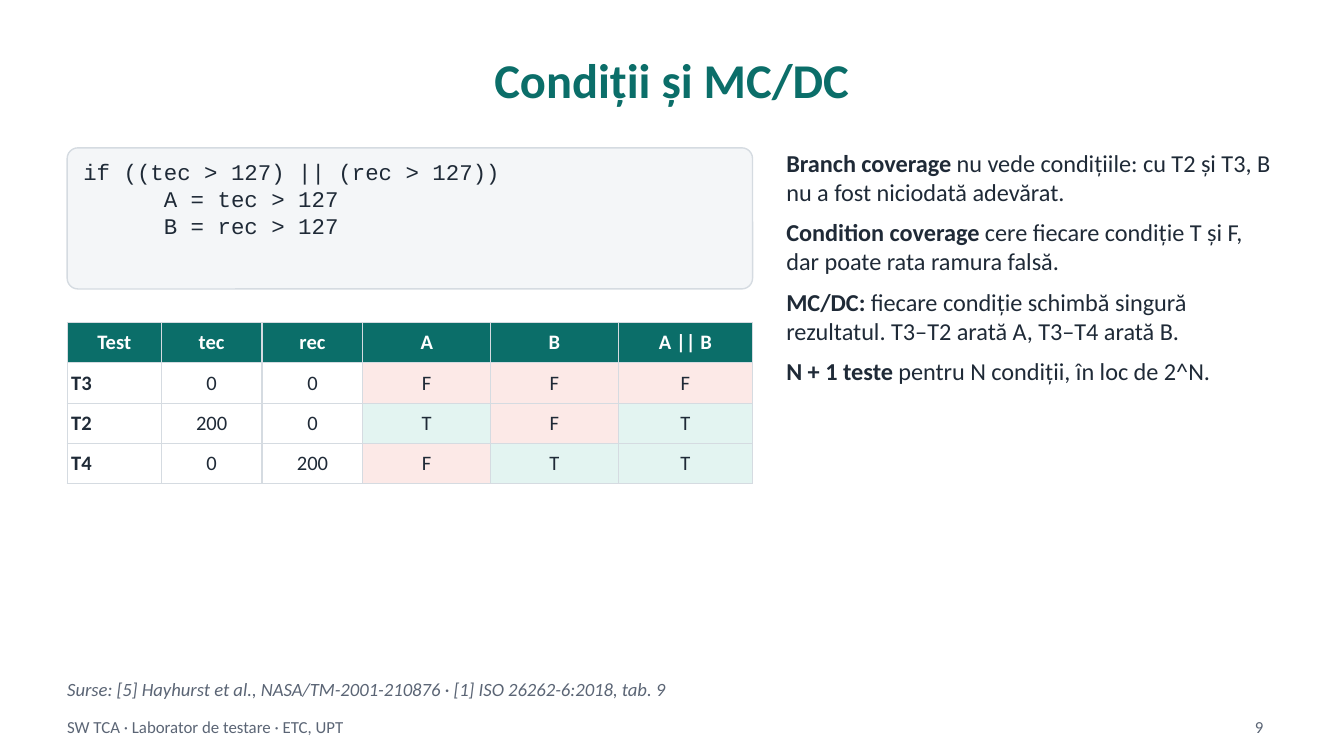
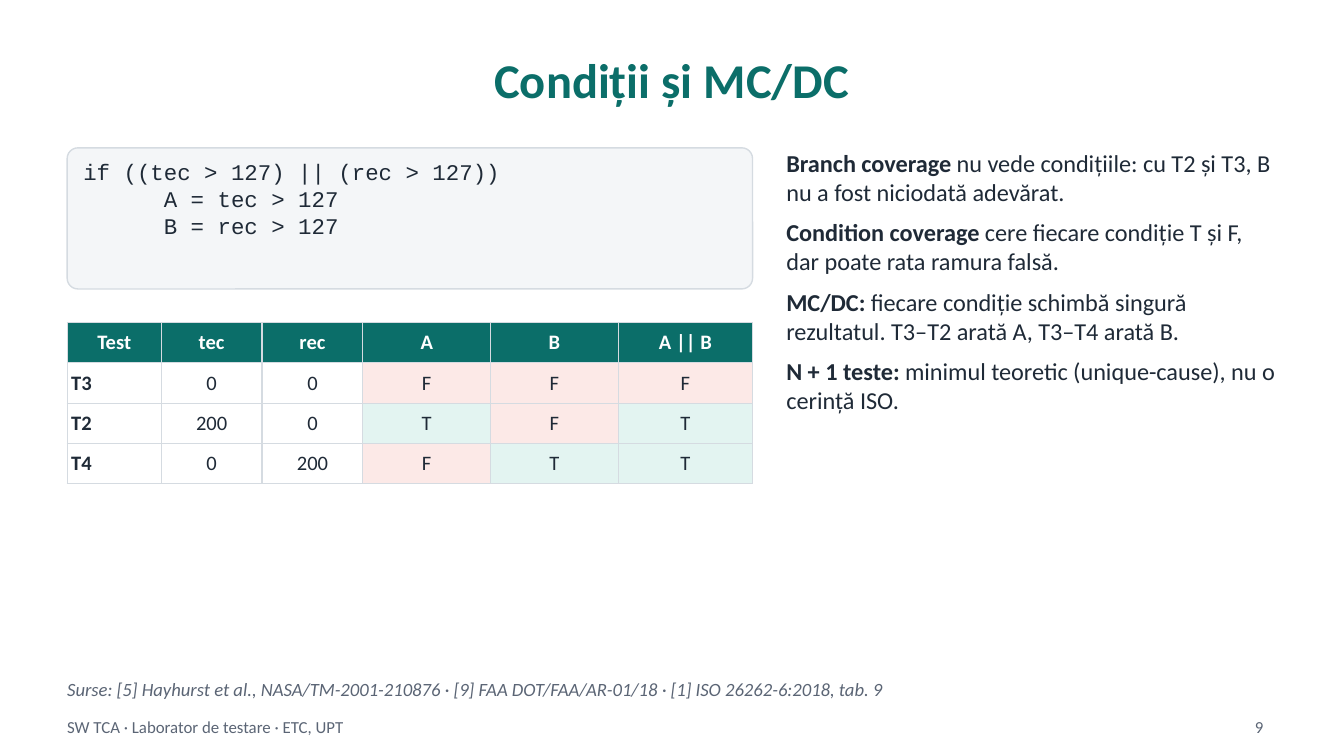
Before and after one commit to madalinatolontan1-ai/sw-tca-lab, a slide deck: slide 9 of materials/SW_TCA_curs_RO.pptx. Drawn at 1344x756 pixels with LibreOffice and Linux fonts; fonts in the diff are those of the drawing. Boxes give left, top, right and bottom in pixels: in the first picture for what was removed or moved away, otherwise in the second. Text is boxed around its words. In the diff, an @@ line names an element or a change of style, - is before the commit and + after.

```diff
--- a/materials/SW_TCA_curs_RO.pptx
+++ b/materials/SW_TCA_curs_RO.pptx
@@ text at (x1=786, y1=362, x2=1275, y2=414): text changed @@
-• N + 1 teste pentru N condiții, în loc de 2^N.
+• N + 1 teste: minimul teoretic (unique-cause), nu o cerință ISO.
@@ text at (x1=67, y1=682, x2=882, y2=699): text changed @@
-Surse: [5] Hayhurst et al., NASA/TM-2001-210876 · [1] ISO 26262-6:2018, tab. 9
+Surse: [5] Hayhurst et al., NASA/TM-2001-210876 · [9] FAA DOT/FAA/AR-01/18 · [1] ISO 26262-6:2018, tab. 9
```
Also in this commit, not shown: 7 other slides changed, 3 other files.
